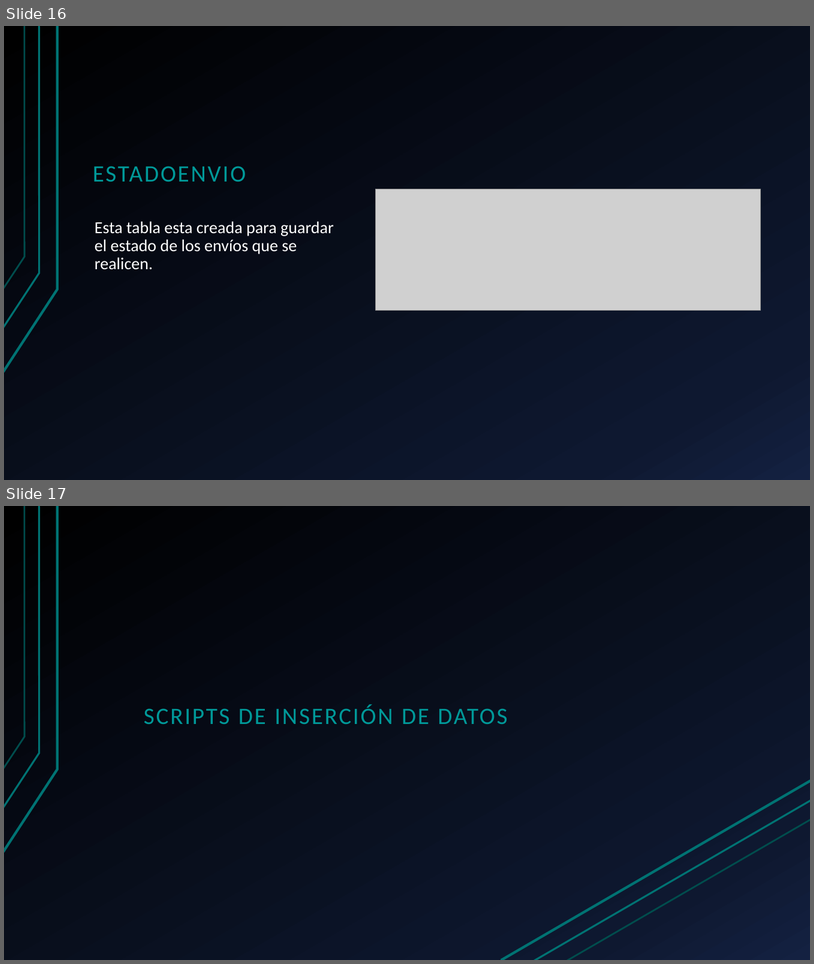
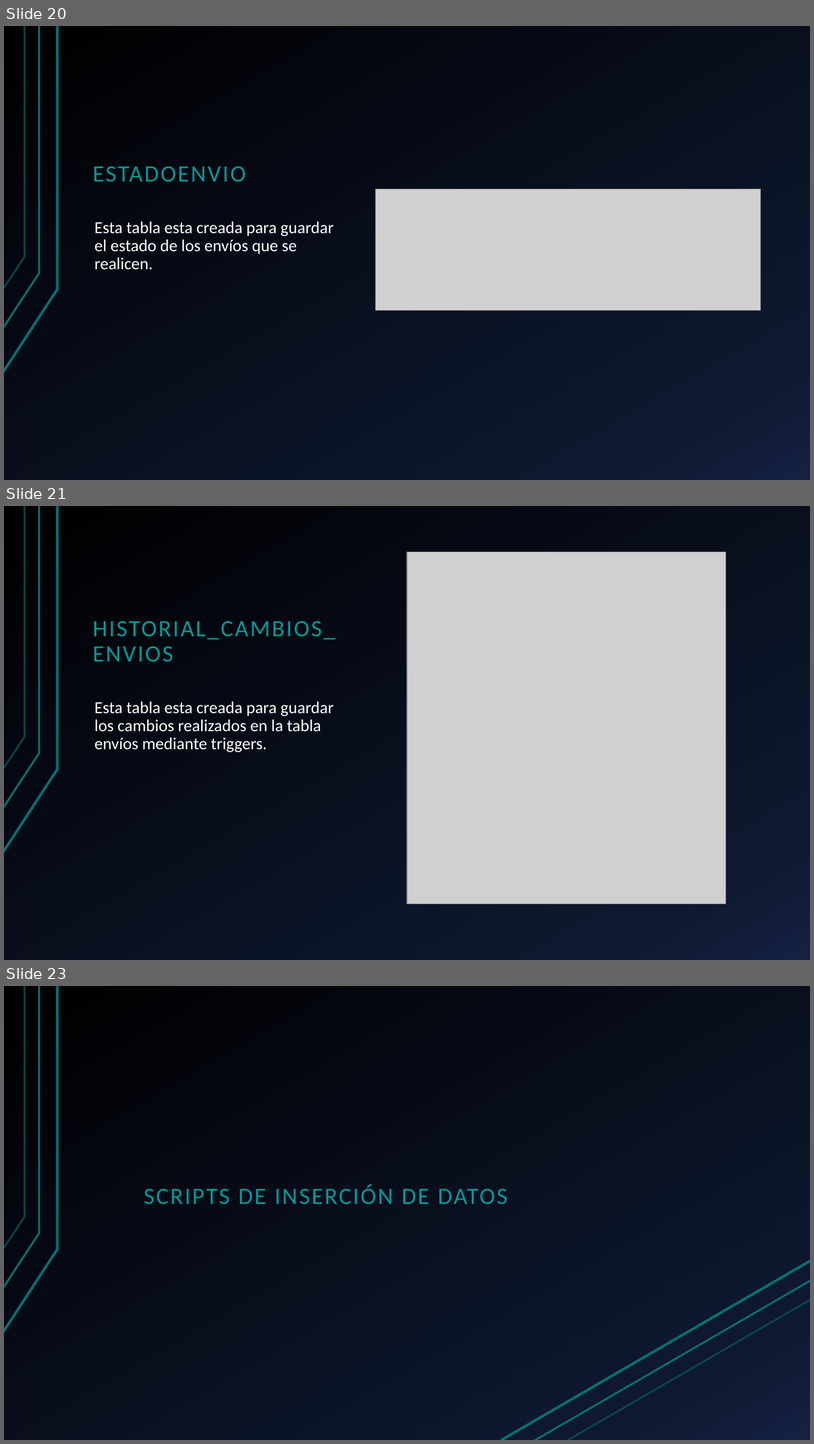
Before and after one commit to hferrer08/BDEcommerce, a slide deck: EcommerceVideojuegos+HubertFerrer.pptx. Shown one above the other, each under a label of ours: slides 16 and 17 before the commit, slides 20, 21 and 23 after it; the slides between them are not shown. The pictures are 814x964 and 814x1444 pixels, drawn with LibreOffice and Linux fonts; fonts in the diff are those of the drawing; grey boxes stand for pictures. Boxes give left, top, right and bottom in pixels: in the first picture for what was removed or moved away, otherwise in the second. Text is boxed around its words. In the diff, an @@ line names an element or a change of style, - is before the commit and + after.

```diff
--- a/EcommerceVideojuegos+HubertFerrer.pptx
+++ b/EcommerceVideojuegos+HubertFerrer.pptx
@@ slide 21 added at (4,506,810,960), background gradient #000000 to #0F1931 to #142242; not listed: 3 template elements that a slide beside it also shows @@
@@ picture added at (407,552,726,904) @@
@@ title added at (93,621,335,661), 28 pt, text #009999 @@
+HISTORIAL_CAMBIOS_ENVIOS
@@ text added at (95,701,334,752), 20 pt, text #FFFFFF @@
+Esta tabla esta creada para guardar los cambios realizados en la tabla envíos mediante triggers.
@@ what was slide 16 is now slide 20 @@
@@ what was slide 17 is now slide 23 @@
```
Also in this commit, not shown: 5 slides changed, 6 other slides added, 1 slide removed, 10 other files.
